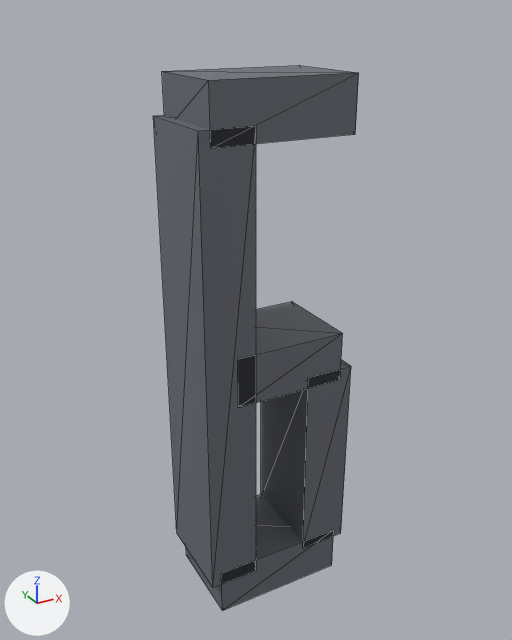
The glTF model app/src/main/assets/models/digit_6.glb, before and after one commit.
The view is the same before and after, from a camera (50 mm lens) standing at (-2.78, -5.17, 3.14) and looking at (0.11, 0.09, 0.51). Lighting does not change. The marker at lower left points along +X, +Y and +Z. The picture after the commit comes second. Mesh edges are drawn as thin lines. Where no turn or scale is listed for an object, it has been applied to the vertices.

Script lines for the objects in view, before the commit:
```python
me_geometry_0 = bpy.data.meshes.new('geometry_0')
me_geometry_0.from_pydata(...)  # a box spanning x -0.55..0.73, y -0.44..0.44, z 2.21..2.68; a box spanning x -0.65..-0.18, y -0.44..0.44, z -1.9..2.34; a box spanning x -0.55..0.73, y -0.44..0.44, z -2.24..-1.77; a box spanning x 0.36..0.83, y -0.44..0.44, z -1.86..0.09; a box spanning x -0.35..0.71, y -0.44..0.44, z -0.02..0.45
me_geometry_0.materials.append(mat_defaultmaterial)
ob_geometry_0 = bpy.data.objects.new('geometry_0', me_geometry_0)
ob_geometry_0.location = (0.0, 0.0, 0.0)
```
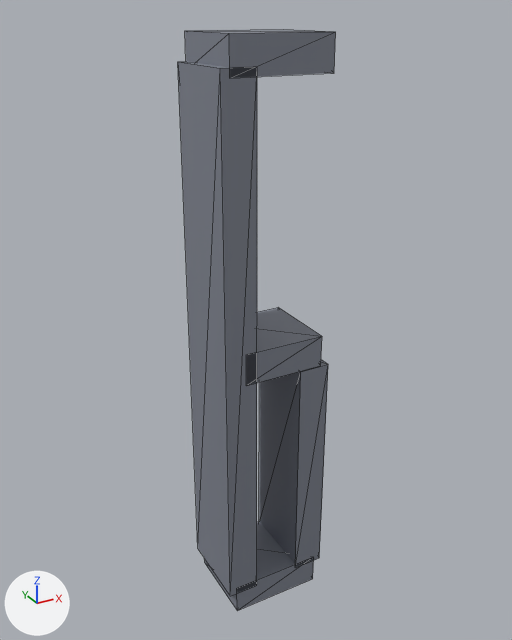
What the commit changed:
me_geometry_0 is used by ob_geometry_0; location (0.0, 0.0, 0.0).
me_geometry_0 had 40 vertices, 60 faces and spanned x -0.65..0.83, y -0.44..0.44, z -2.24..2.68.
me_geometry_0 now has 40 vertices, 60 faces and spans x -0.44..0.61, y -0.38..0.38, z -2.38..2.98.
me_geometry_0 part 1: the loose piece of 8 vertices spanning x -0.55..0.73, y -0.44..0.44, z 2.21..2.68 is scaled about its middle by (0.7, 0.881, 0.631), then moved by (0.0, 0.0, 0.38).
me_geometry_0 part 2: the loose piece of 8 vertices spanning x -0.65..-0.18, y -0.44..0.44, z -1.9..2.34 is scaled about its middle by (0.631, 0.881, 1.16), then moved by (0.13, 0.0, 0.08).
me_geometry_0 part 3: the loose piece of 8 vertices spanning x -0.55..0.73, y -0.44..0.44, z -2.24..-1.77 is scaled about its middle by (0.7, 0.881, 0.631), then moved by (0.0, 0.0, -0.23).
me_geometry_0 part 4: the loose piece of 8 vertices spanning x 0.36..0.83, y -0.44..0.44, z -1.86..0.09 is scaled about its middle by (0.631, 0.881, 1.17), then moved by (-0.13, 0.0, -0.11).
me_geometry_0 part 5: the loose piece of 8 vertices spanning x -0.35..0.71, y -0.44..0.44, z -0.02..0.45 is scaled about its middle by (0.724, 0.881, 0.631), then moved by (-0.04, 0.0, 0.08).
me_geometry_0 part 6: 60 faces centred in x -0.65..0.83, y -0.44..0.44, z -2.24..2.68 are repainted in the vertex colours; the middle colour goes from grey #686c75 to grey #808591.

Boxes [x1, y1, x2, y2] around the edits, measured in the pictures (512 x 640 px; the box of a moved part takes in the faces that stretch with it):
'geometry_0', reshaped, recoloured (23% narrower, 7% taller)
    before: [153, 65, 359, 611]
    after: [178, 29, 336, 611]
part 1 of me_geometry_0, moved or reshaped
    before: [162, 65, 359, 148]
    after: [185, 29, 336, 78]
part 2 of me_geometry_0, moved or reshaped
    before: [153, 115, 256, 587]
    after: [178, 61, 257, 596]
part 3 of me_geometry_0, moved or reshaped
    before: [186, 494, 334, 611]
    after: [204, 521, 314, 611]
part 4 of me_geometry_0, moved or reshaped
    before: [261, 360, 351, 547]
    after: [259, 360, 328, 566]
part 5 of me_geometry_0, moved or reshaped
    before: [238, 301, 343, 408]
    after: [246, 307, 322, 386]
part 6 of me_geometry_0, recoloured
    before: [153, 65, 359, 611]
    after: [178, 29, 336, 611]
